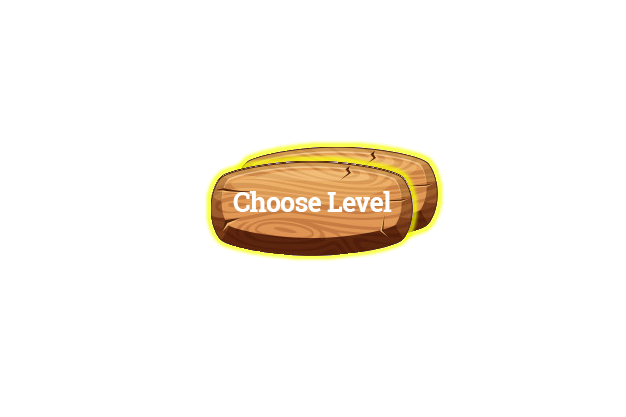
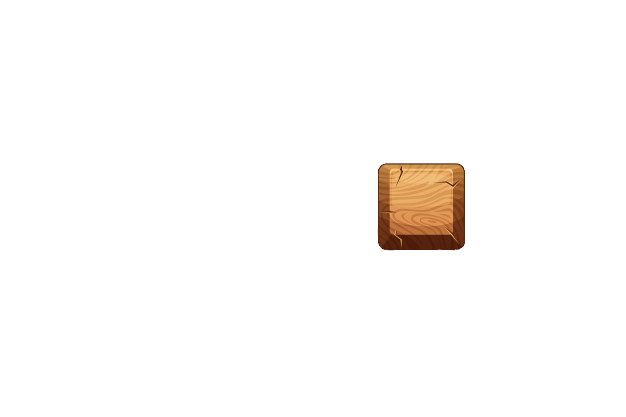
Comparing the layer stacks of the two 626 x 417 images. Changes:
hid group "Group 1" (11 layers) over [204, 140, 445, 262]
added layer "Layer 3" above "Background" over [376, 161, 466, 252]
